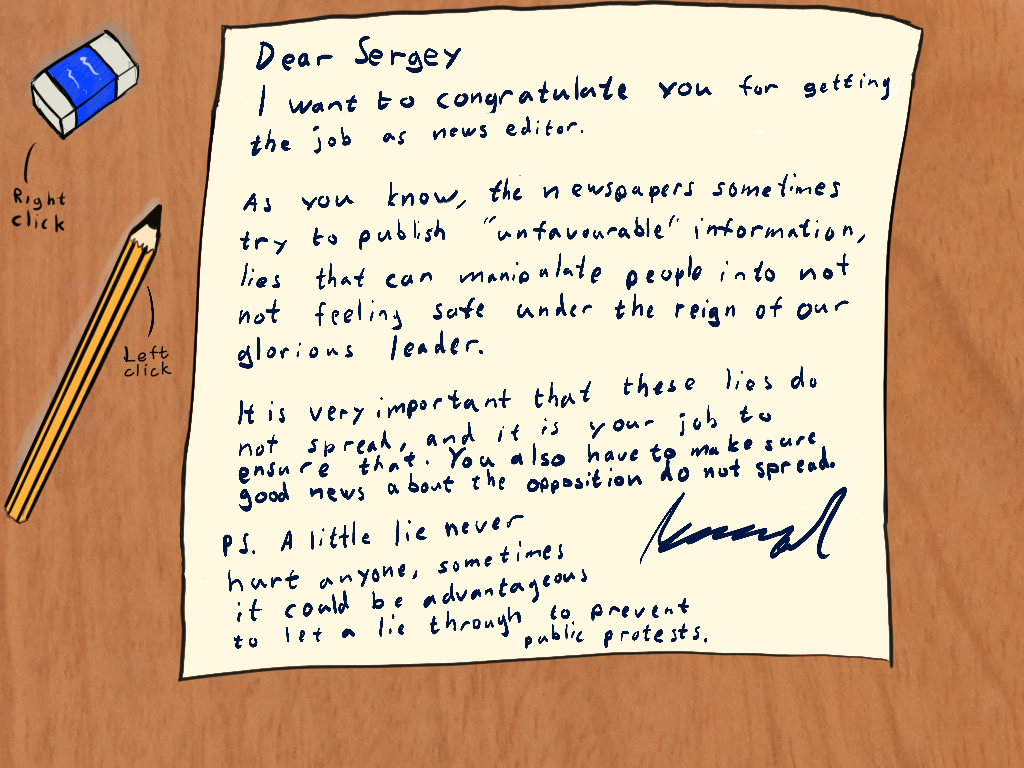
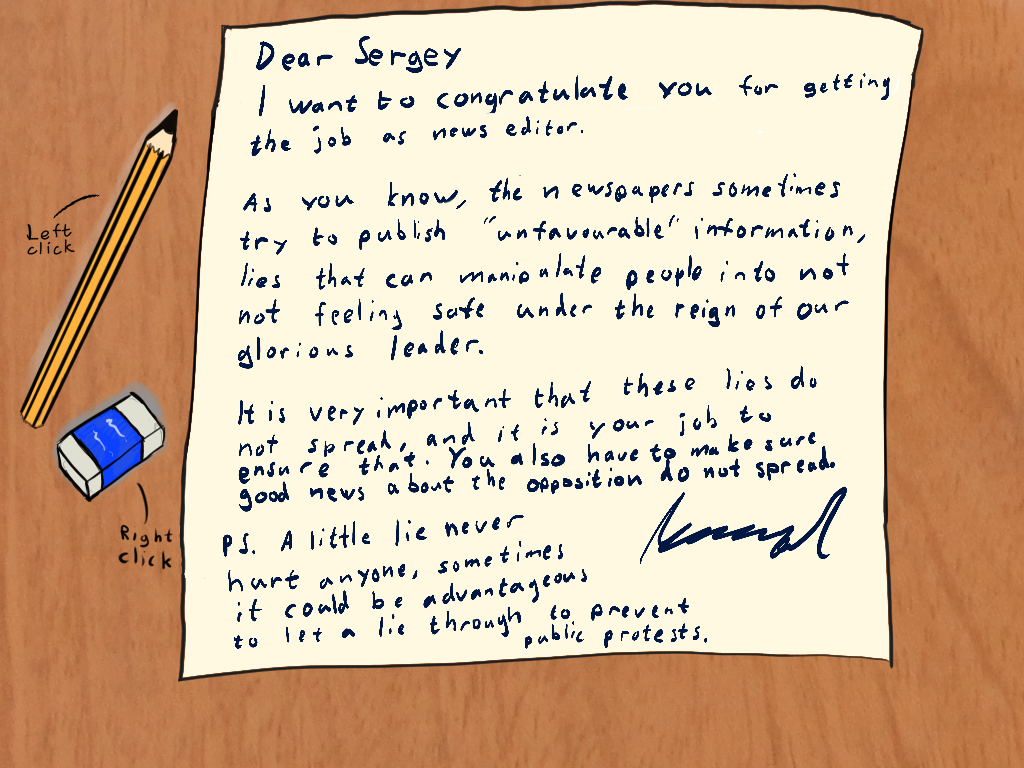
Layers edited between the first and the second 1024 × 768 image:
removed layer "Layer 5" over [13, 17, 179, 192]
added group "eraser" with 4 layers in group "pen and eraser" over [3, 17, 179, 570]
added layer "outline eraser" in group "eraser" over [26, 362, 173, 554]
added layer "color eraser" in group "eraser" over [26, 362, 173, 554]
added layer "shadow eraser" in group "eraser" over [26, 362, 173, 554]
added layer "text eraser" in group "eraser" over [3, 17, 179, 570]
added group "pen" with 4 layers in group "pen and eraser" over [3, 55, 179, 545]
renamed "Layer 4" to "outline pen", moved it into group "pen", painted on it over [3, 97, 179, 570]
renamed "Layer 6" to "color pen", moved it into group "pen", painted on it over [3, 17, 179, 570]
renamed "Layer 7" to "shadow pen", moved it into group "pen", painted on it over [3, 17, 179, 570]
added layer "text pen" in group "pen" over [11, 55, 179, 311]
